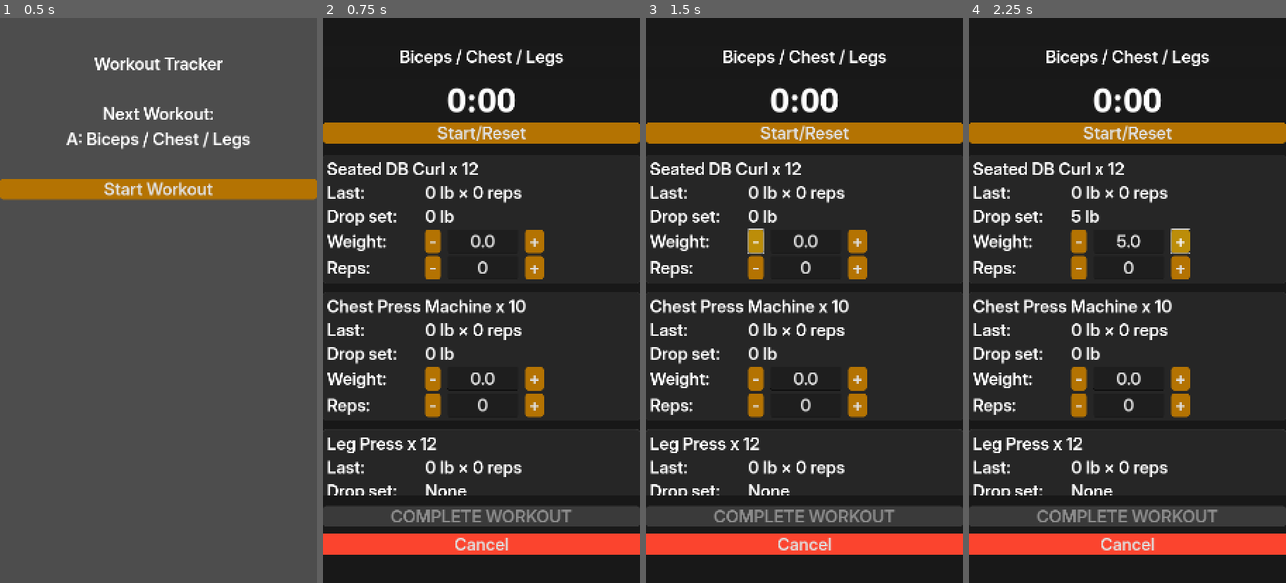
Above: before the commit, frames 1-4 (left to right).
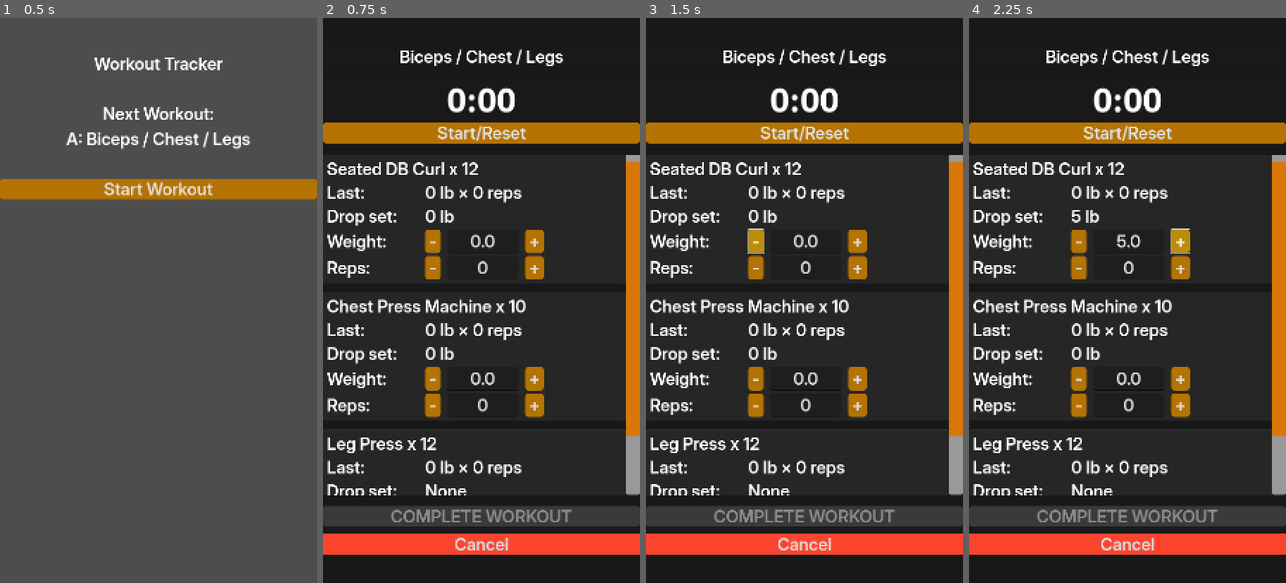
Above: after the commit, the same moments.

Repository: DanielMcPherson/workout-tracker
Game: Godot game, scene res://workout_menu.tscn
Same seed, same stepped clock (60 frames per second), same inputs: the game is played once before the commit and once after it.
Inputs:
- Up to frame 1 (0.5 s): no input
- Up to frame 2 (0.75 s): click "Start Workout" at 0.5 s
- Up to frame 3 (1.5 s): click "-" at 1.25 s
- Up to frame 4 (2.25 s): click "+" at 2 s

Frame 1 is identical in both runs. In frame 2, 2.7% of the frame differs, in the area x 95-100%, y 24-85%; in frame 3, 2.7%; in frame 4, 2.7%.

Commit message:
Visible scroll bar

Diff:
--- a/app_theme.tres
+++ b/app_theme.tres
@@ -33,7 +33,28 @@
 [sub_resource type="StyleBoxFlat" id="StyleBoxFlat_dvgrd"]
 bg_color = Color(0.09411765, 0.09411765, 0.09411765, 1)
 
+[sub_resource type="StyleBoxFlat" id="StyleBoxFlat_weqts"]
+bg_color = Color(0.8509804, 0.46666667, 0.023529412, 1)
+corner_radius_top_left = 4
+corner_radius_top_right = 4
+corner_radius_bottom_right = 4
+corner_radius_bottom_left = 4
+
+[sub_resource type="StyleBoxFlat" id="StyleBoxFlat_ddpsf"]
+bg_color = Color(0.99733454, 0.64982015, 0.36490703, 1)
+
+[sub_resource type="StyleBoxFlat" id="StyleBoxFlat_a8ekm"]
+bg_color = Color(0.99256986, 0.55593103, 0.09423614, 1)
+
 [sub_resource type="StyleBoxFlat" id="StyleBoxFlat_jo3bb"]
+content_margin_left = 20.0
+content_margin_top = 20.0
+content_margin_right = 20.0
+content_margin_bottom = 20.0
+corner_radius_top_left = 6
+corner_radius_top_right = 6
+corner_radius_bottom_right = 6
+corner_radius_bottom_left = 6
 
 [sub_resource type="StyleBoxFlat" id="StyleBoxFlat_dn17k"]
 
@@ -45,5 +66,8 @@
 Button/styles/normal = SubResource("StyleBoxFlat_rrvbq")
 Button/styles/pressed = SubResource("StyleBoxFlat_0ep2o")
 Panel/styles/panel = SubResource("StyleBoxFlat_dvgrd")
+VScrollBar/styles/grabber = SubResource("StyleBoxFlat_weqts")
+VScrollBar/styles/grabber_highlight = SubResource("StyleBoxFlat_ddpsf")
+VScrollBar/styles/grabber_pressed = SubResource("StyleBoxFlat_a8ekm")
 VScrollBar/styles/scroll = SubResource("StyleBoxFlat_jo3bb")
 VScrollBar/styles/scroll_focus = SubResource("StyleBoxFlat_dn17k")
Not shown: 1 places in app_theme.tres that only renumber resources
